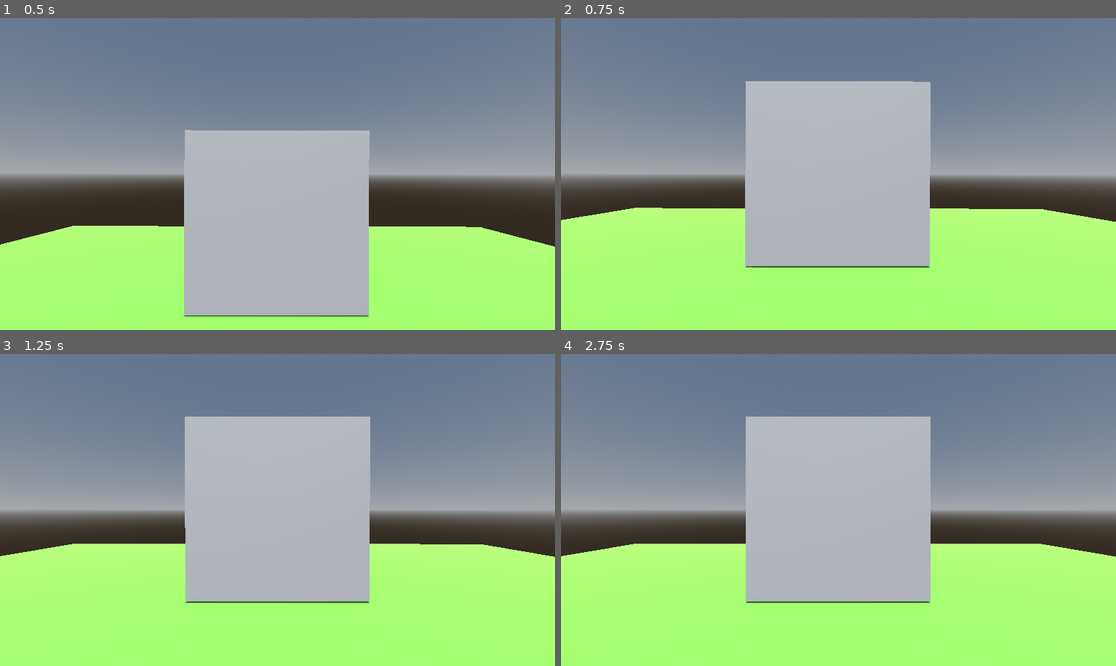
Above: before the commit, frames 1-4 (two rows, left to right).
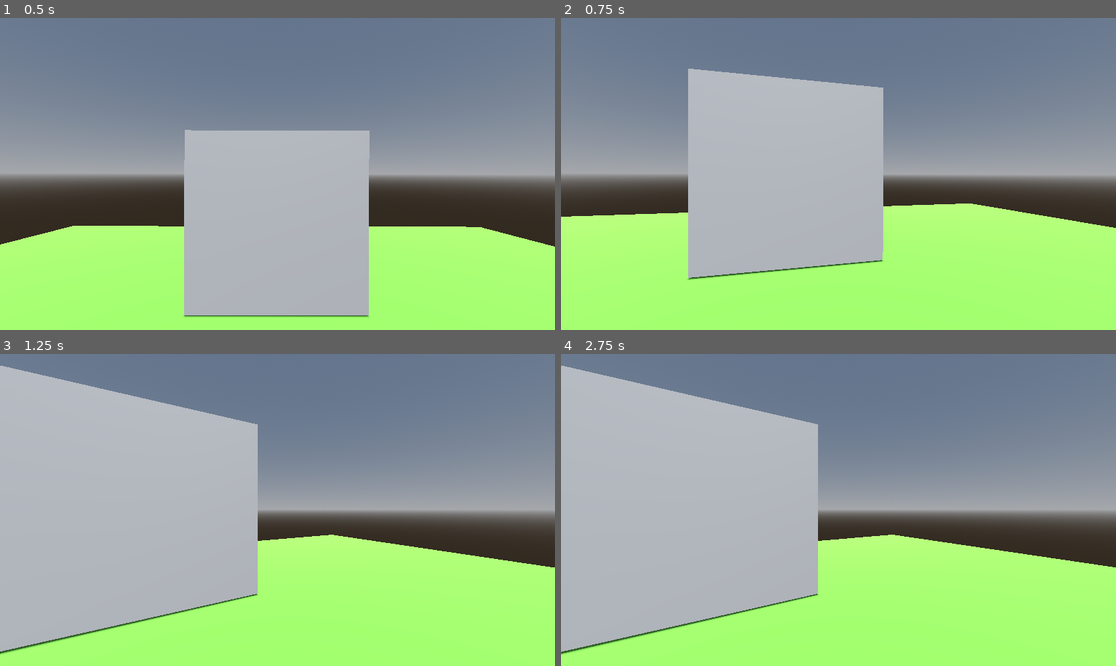
Above: after the commit, the same moments.

Repository: Xynthia/ShellShock
Game: Godot game, scene res://Scenes/testing_camera_movement.tscn
The game is run twice, just before and just after one commit, with the same random seed, the same clock (stepped at 60 frames per second) and the same inputs.
Inputs (mouse positions are in pixels of both pictures, inside the frame that each line leads up to):
- Up to frame 1 (0.5 s): no input
- Up to frame 2 (0.75 s): move the mouse to (960, 158) at 0.52 s
- Up to frame 3 (1.25 s): no input
- Up to frame 4 (2.75 s): move the mouse to (727, 525) at 1.27 s; move the mouse to (894, 441) at 2.02 s

Frame 1 is identical in both runs. In frame 2, 13% of the frame differs, in the area x 0-100%, y 16-84%; in frame 3, 38%; in frame 4, 38%, in the area x 0-100%, y 3-97%.

Commit message:
Camera movement topologisch
camera beweegt met tween tussen de 5 topologische punten. op basis van beweging van muis, muis moet harder worden geduwd, voor keuze maken gevoel.

Diff:
--- a/Scripts/Player/camera_movement.gd
+++ b/Scripts/Player/camera_movement.gd
@@ -1,4 +1,12 @@
 extends Area3D
+#onready
+
+@onready var camera_3d: Camera3D = $Camera3D
+@onready var initial_rotation := camera_3d.rotation_degrees as Vector3
+
+@onready var camera_pivot: Area3D = $"."
+
+# exports
 
 @export var trauma_reduction_rate := 0
 
@@ -9,32 +17,22 @@
 @export var noise : FastNoiseLite
 @export var noise_speed := 50.0
 
+# var
 var trauma := 0.0
 var time := 0.0
 
-@onready var camera_3d: Camera3D = $Camera3D
 
-@onready var initial_rotation := camera_3d.rotation_degrees as Vector3
+enum dir {LEFT, RIGHT, UP, DOWN, NOTHING}
+enum look_position {CENTER, LEFT, RIGHT, UP, DOWN}
 
-@onready var turn_timer: Timer = $"../TurnTimer"
-
+var turn_time: float = 0.5
 var max_angle : float = 30
-var zero_point : Vector2
-var percentage_distance_x : float
-var percentage_distance_y : float
-var percentage_distance_zero_point : float = 50
-
-enum dir {CENTER, LEFT, RIGHT, UP, DOWN}
-
-var dir_rotation : Vector3
-
-var test : String = "test"
+var current_look_pos : look_position = look_position.CENTER
 
 func _ready() -> void:
-	zero_point = get_viewport().get_visible_rect().size / 2
+	GameManager.player.camera_move_time = turn_time
 
 func _process(delta):
-
 	# camera shake
 	time += delta
 	trauma = max(trauma - delta * trauma_reduction_rate, 0.0)
@@ -53,44 +51,69 @@
 	noise.seed = _seed
 	return noise.get_noise_1d(time * noise_speed)
 
+
 func change_looking_direction_based_on_mouse_position(mouse_position : Vector2) -> void:
 	var dir = find_dir_based_on_mouse_position(mouse_position)
 	set_dir_rotation(dir)
 
+func find_dir_based_on_mouse_position(mouse_position : Vector2) -> dir:
+	if abs(mouse_position.y) > abs(mouse_position.x):
+		if mouse_position.y > 0:
+			return dir.DOWN
+		else:
+			return dir.UP
+	else:
+		if mouse_position.x > 0:
+			return dir.RIGHT
+		else:
+			return dir.LEFT
 
 
-func find_dir_based_on_mouse_position(mouse_position : Vector2) -> float:
-	var distance_x : float = mouse_position.x - zero_point.x
-	var distance_y : float = mouse_position.y - zero_point.y
+func set_dir_rotation(new_dir: dir) -> void:
+	match current_look_pos:
+		look_position.CENTER:
+			match new_dir:
+				dir.LEFT:
+					move_to(look_position.LEFT)
+				dir.RIGHT:
+					move_to(look_position.RIGHT)
+				dir.UP:
+					move_to(look_position.UP)
+				dir.DOWN:
+					move_to(look_position.DOWN)
+		look_position.LEFT:
+			match new_dir:
+				dir.RIGHT:
+					move_to(look_position.CENTER)
+		look_position.RIGHT:
+			match new_dir:
+				dir.LEFT:
+					move_to(look_position.CENTER)
+		look_position.UP:
+			match new_dir:
+				dir.DOWN:
+					move_to(look_position.CENTER)
+		look_position.DOWN:
+			match new_dir:
+				dir.UP:
+					move_to(look_position.CENTER)
 
-	percentage_distance_x = (100 / get_viewport().get_visible_rect().size.x ) * distance_x
-	percentage_distance_y = (100 / get_viewport().get_visible_rect().size.y ) * distance_y
 
-	if abs(percentage_distance_x) < (percentage_distance_zero_point / 2) and abs(percentage_distance_y) < (percentage_distance_zero_point / 2):
-		return dir.CENTER
-	else :
-		if abs(percentage_distance_x) > abs(percentage_distance_y):
-			if percentage_distance_x < 0:
-				return dir.LEFT
-			else:
-				return dir.RIGHT
-		else :
-			if percentage_distance_y < 0:
-				return dir.UP
-			else:
-				return dir.DOWN
-
-func set_dir_rotation(new_dir: int) -> void:
-	match new_dir:
-		0: #center
-			dir_rotation = Vector3(0, 0, 0)
-		1: #left
-			dir_rotation = Vector3(0, max_angle, 0)
-		2: #right
-			dir_rotation = Vector3(0, -max_angle, 0)
-		3: #up
-			dir_rotation = Vector3(max_angle, 0, 0)
-		4: #down
-			dir_rotation = Vector3(-max_angle, 0, 0)
-
-	turn_timer.start()
+func move_to(new_look_position : look_position):
+	var tween = create_tween().set_trans(Tween.TRANS_SINE)
+	match new_look_position:
+		look_position.CENTER:
+			tween.tween_property(camera_pivot, "rotation_degrees", Vector3(0,0,0),turn_time)
+			current_look_pos = look_position.CENTER
+		look_position.LEFT:
+			tween.tween_property(camera_pivot, "rotation_degrees", Vector3(0,max_angle,0),turn_time)
+			current_look_pos = look_position.LEFT
+		look_position.RIGHT:
+			tween.tween_property(camera_pivot, "rotation_degrees", Vector3(0,-max_angle,0),turn_time)
+			current_look_pos = look_position.RIGHT
+		look_position.UP:
+			tween.tween_property(camera_pivot, "rotation_degrees", Vector3(max_angle,0,0),turn_time)
+			current_look_pos = look_position.UP
+		look_position.DOWN:
+			tween.tween_property(camera_pivot, "rotation_degrees", Vector3(-max_angle,0,0),turn_time)
+			current_look_pos = look_position.DOWN
--- a/Scripts/Player/player.gd
+++ b/Scripts/Player/player.gd
@@ -1,25 +1,25 @@
+class_name Player
 extends CharacterBody3D
 
 @onready var camera_pivot: Area3D = $CameraPivot
 
-var viewport_quarter_x : float
-var viewport_left_quarter : float
-var viewport_right_quarter : float
+var do_this_once : bool = true;
+var screen_relative : Vector2
+var lastFrame : float
+var lastMouseMove : float
+var camera_move_timer : float
+var camera_move_time : float
 
-var viewport_quarter_y : float
-var viewport_up_quarter : float
-var viewport_down_quarter : float
+@export_subgroup("Mouse settings")
+@export_range(1, 100, 1) var mouse_sensitivity: int = 50
+
+
+func _enter_tree() -> void:
+	GameManager.player = self
 
 func _ready() -> void:
-	Input.MOUSE_MODE_CONFINED
-	viewport_quarter_x = get_viewport().get_visible_rect().size.x / 4
-	viewport_quarter_y = get_viewport().get_visible_rect().size.y / 4
-
-	viewport_left_quarter = viewport_quarter_x
-	viewport_right_quarter = get_viewport().get_visible_rect().size.x - viewport_quarter_x
-
-	viewport_up_quarter = viewport_quarter_y
-	viewport_down_quarter = get_viewport().get_visible_rect().size.y - viewport_quarter_y
+	Input.set_mouse_mode(Input.MOUSE_MODE_CAPTURED)
+	#Input.set_use_accumulated_input(false)
 
 func _physics_process(delta: float) -> void:
 	# Add the gravity.
@@ -28,11 +28,27 @@
 
 	move_and_slide()
 
+	# camera movement
+	if lastMouseMove < lastFrame:
+		screen_relative = Vector2.ZERO
+		camera_move_timer += delta
+		if camera_move_timer > camera_move_time:
+			camera_move_timer = 0
+			do_this_once = true
 
+	lastFrame += delta
 
+	if screen_relative != Vector2.ZERO && do_this_once:
+		camera_pivot.change_looking_direction_based_on_mouse_position(screen_relative)
+		do_this_once = false
 
 func _input(event: InputEvent) -> void:
-
 	# check which side mouse is the camera movement to that side
 	if event is InputEventMouseMotion:
-		camera_pivot.change_looking_direction_based_on_mouse_position(event.position)
+		if abs(event.screen_relative.x) > 25 or abs(event.screen_relative.y) > 25:
+			var degrees_per_unit: float = 0.001
+			screen_relative = event.screen_relative
+
+			lastMouseMove = lastFrame
+			screen_relative *= mouse_sensitivity
+			screen_relative *= degrees_per_unit
--- /dev/null
+++ b/Scripts/game_manager.gd
@@ -0,0 +1,12 @@
+extends Node
+
+@export var player : Player
+
+# Called when the node enters the scene tree for the first time.
+func _ready() -> void:
+	pass
+
+
+# Called every frame. 'delta' is the elapsed time since the previous frame.
+func _process(delta: float) -> void:
+	pass
--- a/project.godot
+++ b/project.godot
@@ -14,3 +14,7 @@
 run/main_scene="uid://v6i5l0y1ok8i"
 config/features=PackedStringArray("4.5", "Forward Plus")
 config/icon="res://icon.svg"
+
+[autoload]
+
+GameManager="*res://Scripts/game_manager.gd"
Not shown, added: Scripts/game_manager.gd.uid
Not shown, added: Scenes/player.tscn6211077652.tmp
Not shown, added: Scenes/player.tscn8451894532.tmp
